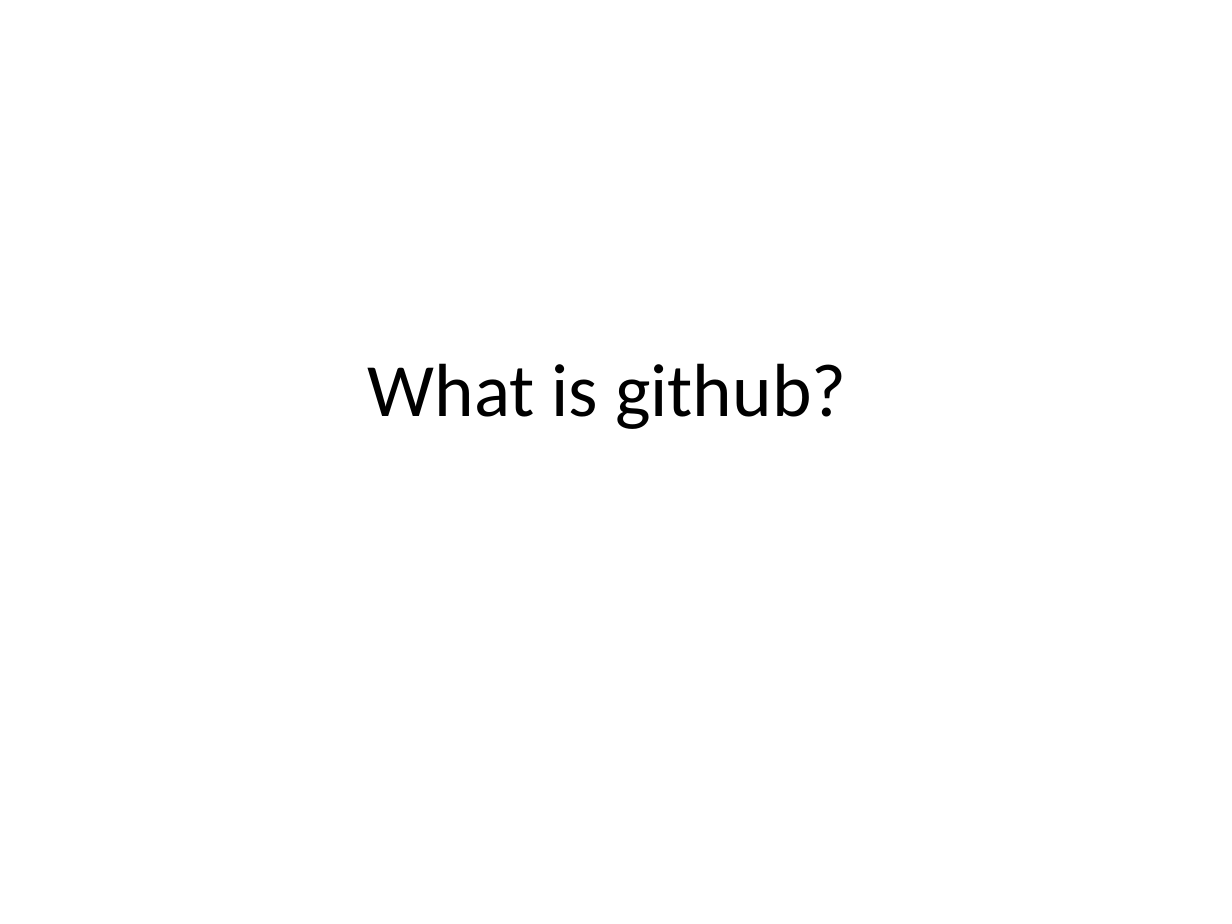
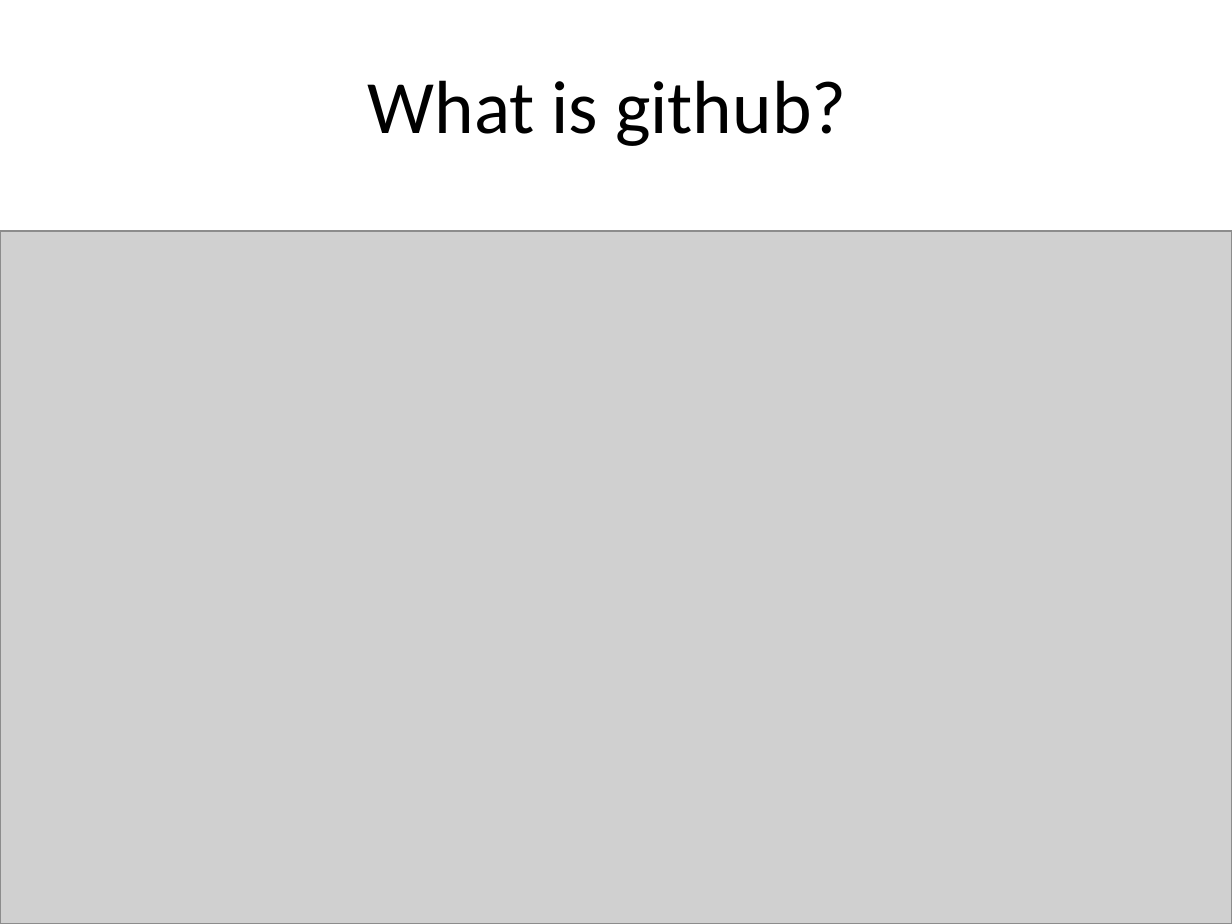
Before and after one commit to jtian1167/SLP-demo, a slide deck: slide 1 of SLP github.pptx. Drawn at 1232x924 pixels with LibreOffice and Linux fonts; fonts in the diff are those of the drawing; grey boxes stand for pictures. Boxes give left, top, right and bottom in pixels: in the first picture for what was removed or moved away, otherwise in the second. Text is boxed around its words. In the diff, an @@ line names an element or a change of style, - is before the commit and + after.

```diff
--- a/SLP github.pptx
+++ b/SLP github.pptx
@@ title "What is github?" moved from (x1=368, y1=363, x2=846, y2=429) to (x1=368, y1=80, x2=846, y2=146) @@
@@ picture added at (x1=0, y1=232, x2=1232, y2=924) @@
```
Also in this commit, not shown: 9 other slides changed, 5 slides added, 1 slide removed, 1 other file.
